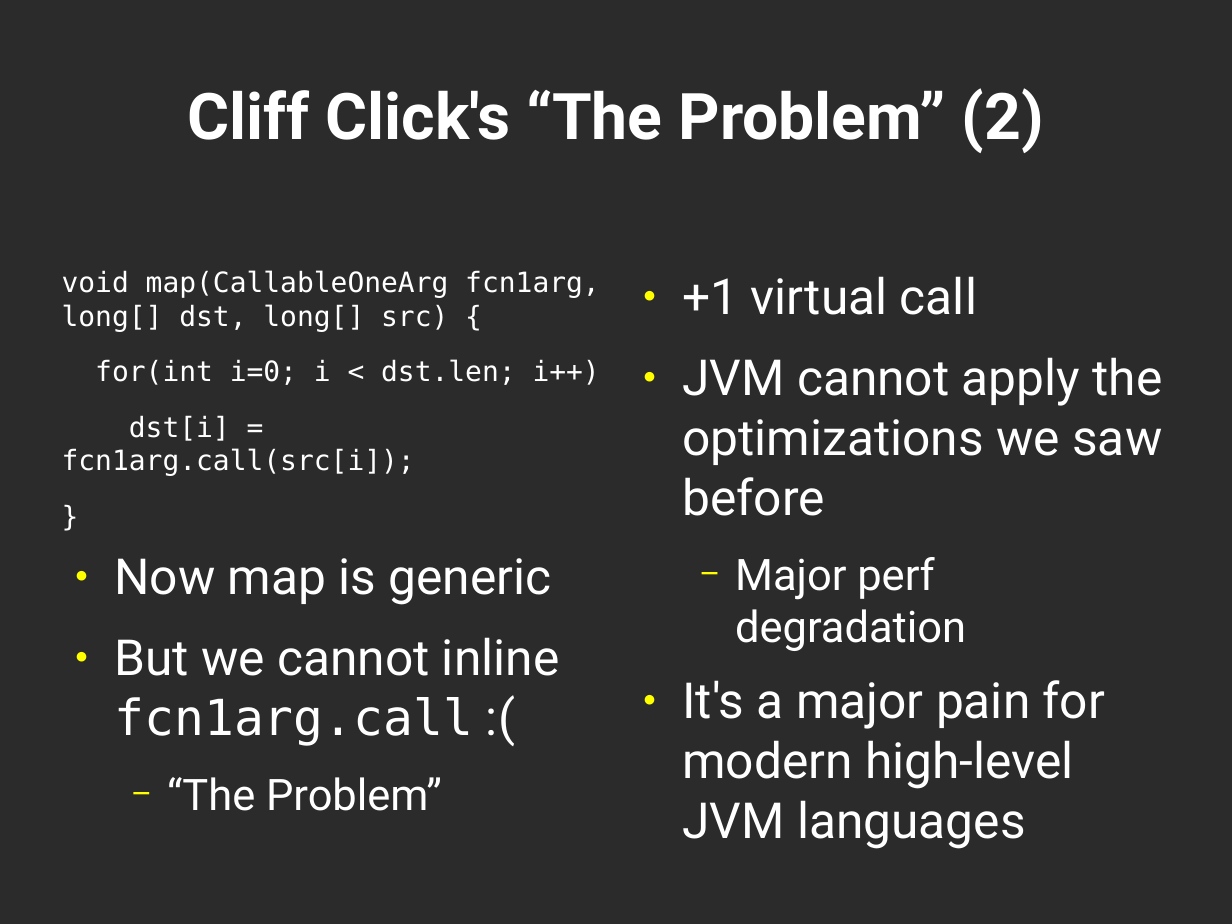
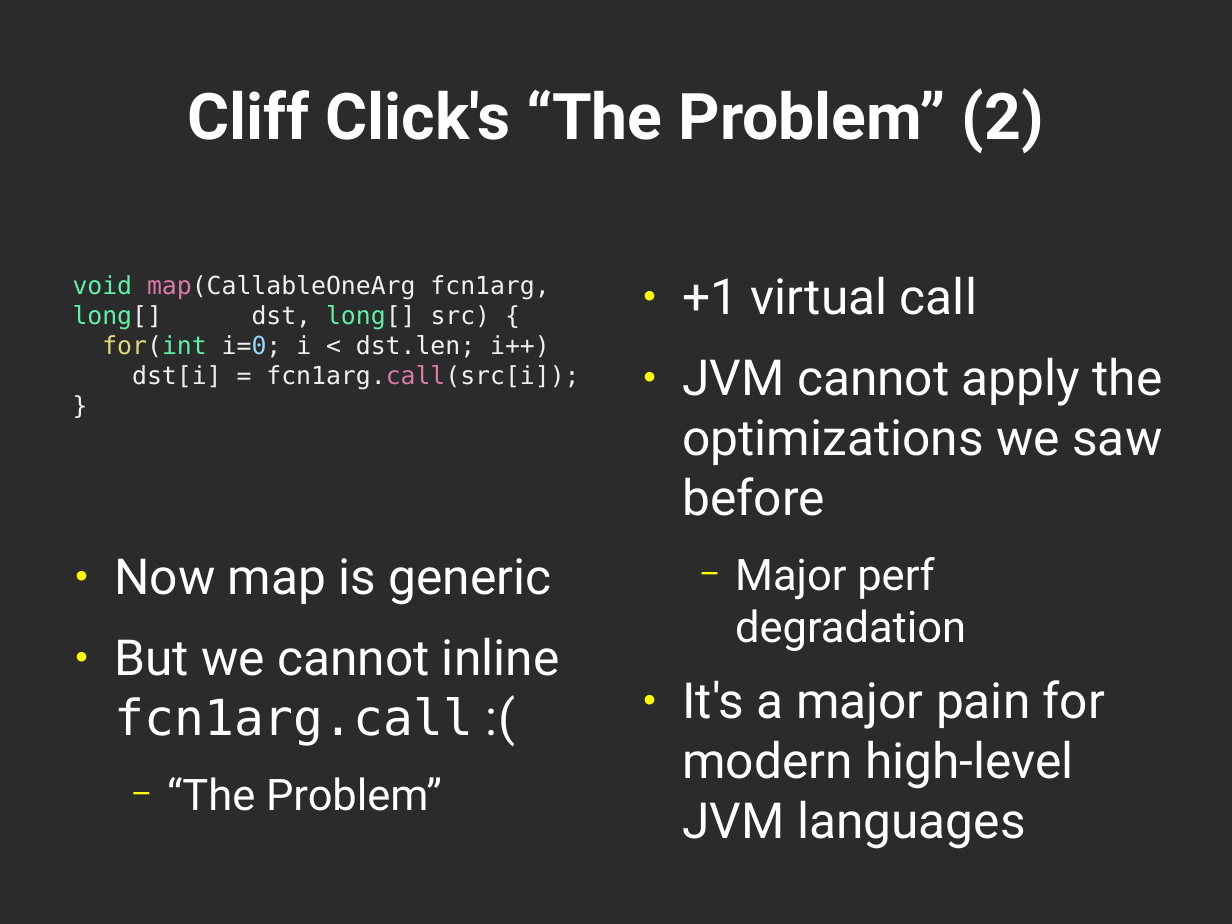
Before and after one commit to geo-kollias/msc-thesis-tex, a slide deck: slide 4 of geokollias_msc_thesis_pres.odp. Drawn at 1232x924 pixels with LibreOffice and Linux fonts; fonts in the diff are those of the drawing; background and template pictures are left out; a plain dark background stands for a picture behind light text. Boxes give left, top, right and bottom in pixels: in the first picture for what was removed or moved away, otherwise in the second. Text is boxed around its words. In the diff, an @@ line names an element or a change of style, - is before the commit and + after.

Commit message:
moved all code listings to text boxes

```diff
--- a/geokollias_msc_thesis_pres.odp
+++ b/geokollias_msc_thesis_pres.odp
@@ text "void map(CallableOneArg fcn1arg, long[] dst, ..." at [73,275,579,390]: size 18 to 16 pt; text colour #FFFFFF to #60F0A8 in "void long[] long[]", "for(int"; text colour #FFFFFF to #DB79AA in "map(CallableOneArg", "fcn1arg.call(src[i]);"; text colour #FFFFFF to #F0F0F0 in "map(CallableOneArg fcn1arg, long[] dst, long[] src) {", "for(int i=0; i < dst.len; i++)", "dst[i] = fcn1arg.call(src[i]);", "}"; text colour #FFFFFF to #DCDC78 in "for(int"; text colour #FFFFFF to #92D4FF in "i=0;"; less space between paragraphs @@
```
Also in this commit, not shown: 8 other slides changed.
